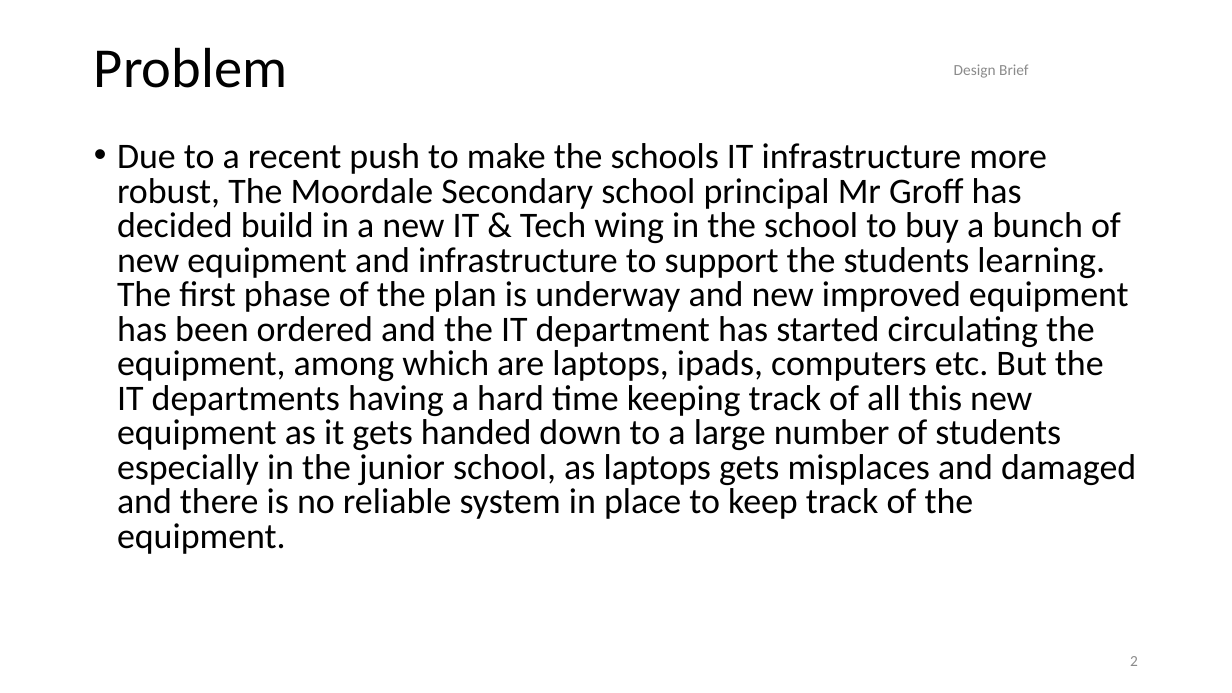
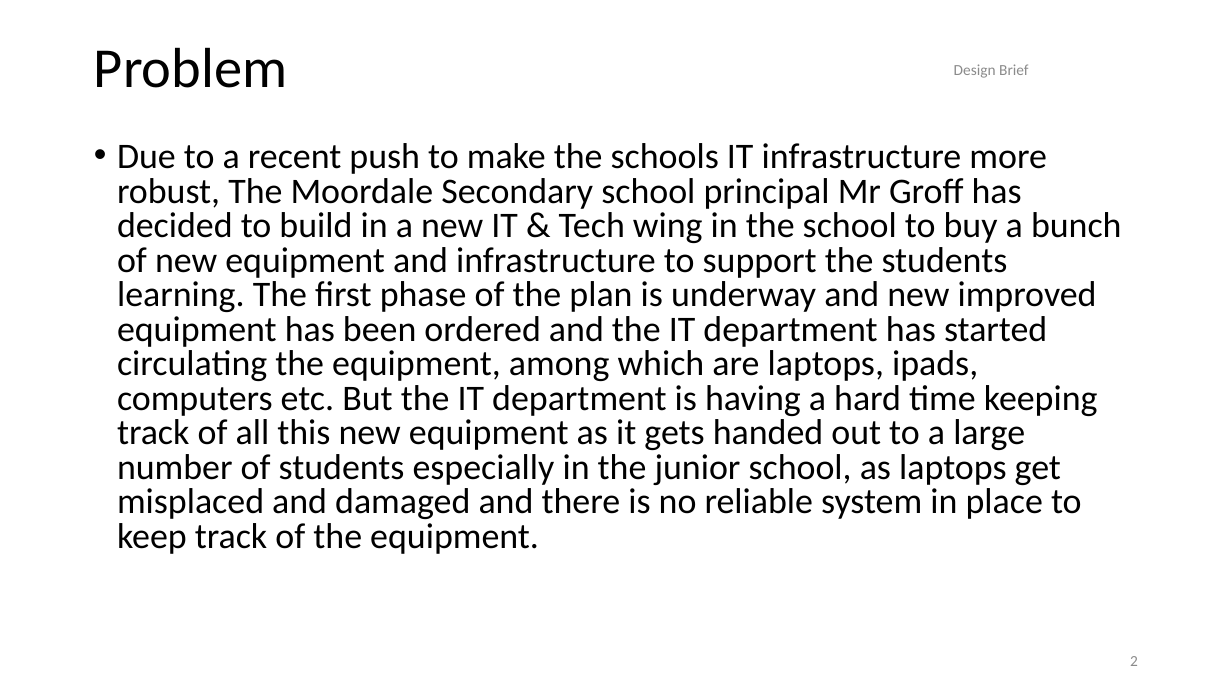
Before and after one commit to Karna-A/Sys-Engineering, a slide deck: slide 2 of Folio/Design Brief RFID FINAL.pptx. Drawn at 1232x693 pixels with LibreOffice and Linux fonts; fonts in the diff are those of the drawing. Boxes give left, top, right and bottom in pixels: in the first picture for what was removed or moved away, otherwise in the second. Text is boxed around its words. In the diff, an @@ line names an element or a change of style, - is before the commit and + after.

```diff
--- a/Folio/Design Brief RFID FINAL.pptx
+++ b/Folio/Design Brief RFID FINAL.pptx
@@ text at (117,143,1122,554): text changed @@
-• Due to a recent push to make the schools IT infrastructure more robust, The Moordale Secondary school principal Mr Groff has decided build in a new IT & Tech wing in the school to buy a bunch of new equipment and infrastructure to support the students learning. The first phase of the plan is underway and new improved equipment has been ordered and the IT department has started circulating the equipment, among which are laptops, ipads, computers etc. But the IT departments having a hard time keeping track of all this new equipment as it gets handed down to a large number of students especially in the junior school, as laptops gets misplaces and damaged and there is no reliable system in place to keep track of the equipment.
+• Due to a recent push to make the schools IT infrastructure more robust, The Moordale Secondary school principal Mr Groff has decided to build in a new IT & Tech wing in the school to buy a bunch of new equipment and infrastructure to support the students learning. The first phase of the plan is underway and new improved equipment has been ordered and the IT department has started circulating the equipment, among which are laptops, ipads, computers etc. But the IT department is having a hard time keeping track of all this new equipment as it gets handed out to a large number of students especially in the junior school, as laptops get misplaced and damaged and there is no reliable system in place to keep track of the equipment.
```
Also in this commit, not shown: 4 other slides changed, 14 other files.
